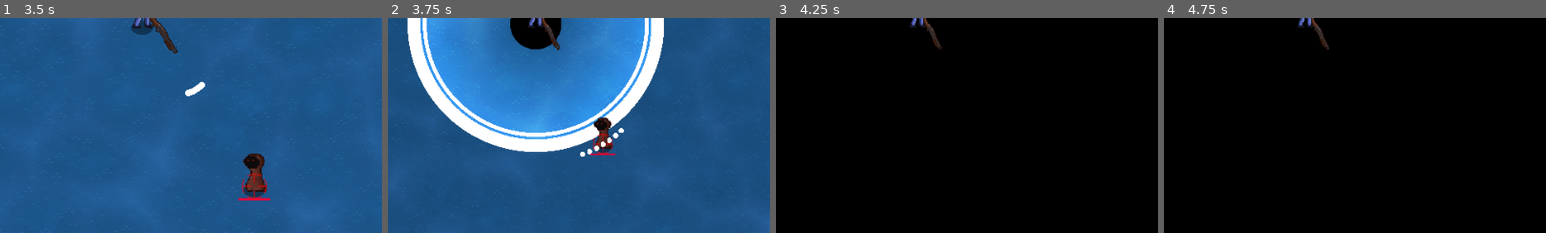
Above: before the commit, frames 1-4 (left to right).
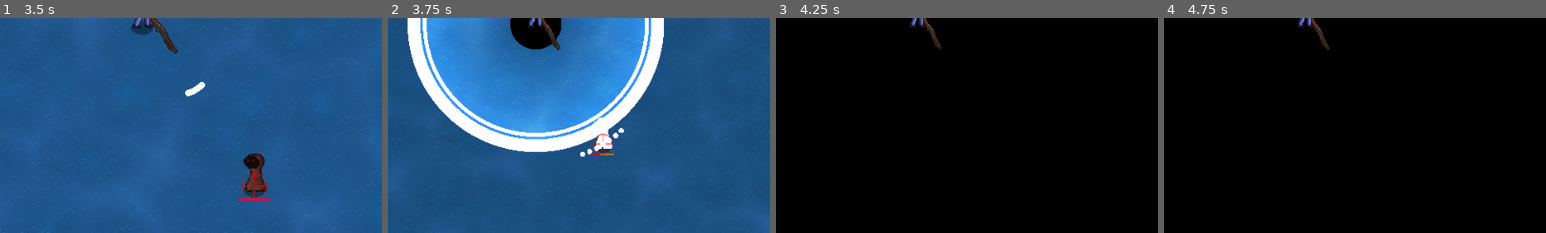
Above: after the commit, the same moments.

Repository: Zugeo0/tsof
Game: Godot game, scene res://menus/main_menu/main_menu.tscn
Same seed, same stepped clock (60 frames per second), same inputs: the game is played once before the commit and once after it.
Inputs (mouse positions are % of the whole screen's width and height, from its top left):
- Up to frame 1 (3.5 s): click "Dive in" at 0.5 s; click "Shotgunner" at 1.25 s; tap Enter at 2 s; move the mouse to (72, 45) at 2.02 s; hold D (move_right) 2.03-2.75 s; tap T at 2.1 s; click (72, 45) at 2.17 s; drag from (30, 55) to (58, 50) at 2.77 s
- Up to frame 2 (3.75 s): move the mouse to (60, 28) at 3.52 s; hold D (move_right) from 3.53 s (still down); tap B at 3.6 s
- Up to frame 3 (4.25 s): keep holding D (move_right)
- Up to frame 4 (4.75 s): release D (move_right) at 4.25 s; drag from (45, 70) to (50, 50) at 4.27 s
The pictures show only the part of the screen within x 32-82%, y 49-99%; the shares and areas given below are measured in that part.

Frame 1 is identical in both runs. In frame 2, 0.5% of the frame differs, in the area x 53-60%, y 46-64%; in frame 3, less than 0.1%; in frame 4, less than 0.1%.

Commit message:
make small tweaks. TODO: Fix pierce

Diff:
--- /dev/null
+++ b/game/projectiles/01_pellet/normal_projectile_impact_logic.gd
@@ -0,0 +1,12 @@
+class_name NormalProjectileImpactLogic extends ProjectileImpactLogic
+
+@export var projectile: Projectile
+
+# Called when the node enters the scene tree for the first time.
+func _ready() -> void:
+	projectile.impacted.connect(_on_impact)
+
+func _on_impact(body: Enemy, atk: Attack) -> void:
+	body.take_damage(atk)
+	if not projectile.unlimited_pierce and atk.pierce_count < atk.pierce:
+		projectile.queue_free()
--- a/game/projectiles/01_pellet/pellet.tscn
+++ b/game/projectiles/01_pellet/pellet.tscn
@@ -1,7 +1,8 @@
-[gd_scene load_steps=4 format=3 uid="uid://dcdpvv7s1s3si"]
+[gd_scene load_steps=5 format=3 uid="uid://dcdpvv7s1s3si"]
 
 [ext_resource type="Script" path="res://game/projectiles/projectile_base/projectile.gd" id="1_p6333"]
 [ext_resource type="Texture2D" uid="uid://ccubl2aoqkve8" path="res://game/projectiles/01_pellet/pellet.png" id="2_mdvxk"]
+[ext_resource type="Script" path="res://game/projectiles/01_pellet/normal_projectile_impact_logic.gd" id="3_n3rpu"]
 
 [sub_resource type="CircleShape2D" id="CircleShape2D_bdf7d"]
 radius = 6.0
@@ -18,3 +19,7 @@
 
 [node name="CollisionShape2D" type="CollisionShape2D" parent="."]
 shape = SubResource("CircleShape2D_bdf7d")
+
+[node name="ProjectileImpactLogic" type="Node2D" parent="." node_paths=PackedStringArray("projectile")]
+script = ExtResource("3_n3rpu")
+projectile = NodePath("..")
--- a/game/projectiles/05_javelin/javelin.tres
+++ b/game/projectiles/05_javelin/javelin.tres
@@ -1,10 +1,10 @@
 [gd_resource type="Resource" script_class="ProjectileType" load_steps=3 format=3 uid="uid://bn6783wcuw21q"]
 
-[ext_resource type="PackedScene" uid="uid://c38q6bjd2nftu" path="res://game/projectiles/06_impact_grenade/impact_grenade.tscn" id="1_dr0sf"]
+[ext_resource type="PackedScene" uid="uid://8wg542shh4yf" path="res://game/projectiles/05_javelin/javelin.tscn" id="1_mdl6q"]
 [ext_resource type="Script" path="res://game/projectiles/projectile_type.gd" id="2_7loxp"]
 
 [resource]
 script = ExtResource("2_7loxp")
-projectile_scene = ExtResource("1_dr0sf")
+projectile_scene = ExtResource("1_mdl6q")
 projectile_count = 1
 compatible_weapons = Array[String](["spear_gun"])
--- a/game/projectiles/06_impact_grenade/impact_grenade.tscn
+++ b/game/projectiles/06_impact_grenade/impact_grenade.tscn
@@ -12,7 +12,7 @@
 collision_layer = 0
 collision_mask = 2
 script = ExtResource("1_eejr0")
-damage = 2
+damage = 8
 speed = 5.0
 face_direction = true
 
--- a/game/projectiles/logic/projectile_impact_logic.gd
+++ b/game/projectiles/logic/projectile_impact_logic.gd
@@ -1,4 +1,4 @@
 class_name ProjectileImpactLogic extends Node2D
 
-func on_impact(body: Node2D) -> void:
+func on_impact(_body: Node2D) -> void:
 	pass
--- a/game/projectiles/logic/spawn_scene_on_impact.gd
+++ b/game/projectiles/logic/spawn_scene_on_impact.gd
@@ -9,10 +9,8 @@
 func _ready() -> void:
 	projectile.impacted.connect(_on_impact)
 
-func _on_impact(_body: Node2D) -> void:
+func _on_impact(_body: Node2D, atk: Attack) -> void:
 	var scene = scene_to_spawn.instantiate()
-	var atk := Attack.new()
-	atk.damage = 10
 	scene.init(atk)
 	Game.get_level_manager().get_current_level().add_object.call_deferred(scene, projectile.global_position)
 	if free_on_scene_spawn:
--- a/game/projectiles/projectile_base/projectile.gd
+++ b/game/projectiles/projectile_base/projectile.gd
@@ -13,7 +13,7 @@
 
 var _attack: Attack
 
-signal impacted(body: Node2D)
+signal impacted(body: Node2D, attack: Attack)
 
 func init(direction: Vector2, attacker: Node, data: ProjectileData) -> void:
 	_direction = direction
@@ -28,7 +28,7 @@
 	_create_despawn_timer()
 
 func _on_body_entered(body: Node2D) -> void:
-	impacted.emit(body)
+	impacted.emit(body, _attack)
 	#if body.has_method("take_damage"):
 		#body.take_damage(_attack)
 #
@@ -39,7 +39,6 @@
 	global_position += _direction * speed * delta * 100.0
 
 func _calculate_attack(attacker: Node2D) -> Attack:
-	var attack_pierce = pierce + _data.pierce
 	var attack_damage = roundi(
 		damage
 		+ (_data.added_damage * added_damage_effectiveness)
@@ -49,7 +48,7 @@
 	var attack := Attack.new()
 	attack.attacker = attacker
 	attack.damage = attack_damage
-	attack.pierce = attack_pierce
+	attack.pierce = _data.pierce
 
 	return attack
 
@@ -61,3 +60,6 @@
 	despawn_timer.one_shot = true
 	despawn_timer.autostart = true
 	add_child(despawn_timer)
+
+func get_attack_obj() -> Attack:
+	return _attack
--- a/game/shared/attacks/explosion.tscn
+++ b/game/shared/attacks/explosion.tscn
@@ -4,7 +4,7 @@
 [ext_resource type="Script" path="res://game/shared/attacks/normal_explosion.gd" id="2_yeagx"]
 
 [sub_resource type="CircleShape2D" id="CircleShape2D_8kd6q"]
-radius = 0.0
+radius = 100.0
 
 [sub_resource type="Gradient" id="Gradient_dach4"]
 offsets = PackedFloat32Array(0.0785908, 0.208672, 0.392954, 0.97832)
@@ -94,6 +94,7 @@
 [node name="Timer" type="Timer" parent="."]
 wait_time = 0.05
 one_shot = true
+autostart = true
 
 [node name="CollisionShape2D" type="CollisionShape2D" parent="."]
 shape = SubResource("CircleShape2D_8kd6q")
--- a/game/shared/attacks/normal_explosion.gd
+++ b/game/shared/attacks/normal_explosion.gd
@@ -1,4 +1,7 @@
 class_name NormalExplosionLogic extends ExplosionLogic
+
+func _ready() -> void:
+	super()
 
 func _explode(atk: Attack) -> void:
 	var nearby_targets = explosion.get_overlapping_bodies()
--- a/game/shared/attacks/projectile_data.gd
+++ b/game/shared/attacks/projectile_data.gd
@@ -3,45 +3,45 @@
 ## This class contains generic data passed to the constructor of projectiles so
 ## they do not need a bunch of conditions to check if a weapon object is present.
 
-var added_damage: int
-var damage_mod: float
-var pierce: int
-var projectile_velocity_mod: float
-var total_damage_mod: float
-var crit_chance: float
-var crit_mod: float
+var added_damage: int = 0
+var damage_mod: float = 1.0
+var pierce: int = 0
+var projectile_velocity_mod: float = 1.0
+var total_damage_mod: float = 1.0
+var crit_chance: float = 0.0
+var crit_mod: float = 0.0
+var knockback: float = 0.0
 
-func _init(
-	added_damage_: int = 0,
-	damage_mod_: float = 1.0,
-	pierce_: int = 0,
-	projectile_velocity_mod_: float = 1.0,
-	total_damage_mod_: float = 1.0,
-	crit_chance_: float = 0.0,
-	crit_mod_: float = 1.0,
-) -> void:
-	added_damage = added_damage_
-	damage_mod = damage_mod_
-	pierce = pierce_
-	projectile_velocity_mod = projectile_velocity_mod_
-	total_damage_mod = total_damage_mod_
-	crit_chance = crit_chance_
-	crit_mod = crit_mod_
+func _apply_gun(weapon: GunBase, stats: PlayerStats) -> void:
+	damage_mod *= stats.damage_mod_gun
+	pierce = weapon.added_pierce + stats.added_pierce
+	projectile_velocity_mod *= (weapon.projectile_velocity_mod * stats.projectile_velocity_mod)
+	crit_chance = stats.crit_chance + weapon.crit_chance_added + stats.crit_chance_gun
+	crit_mod = stats.crit_damage_mod + stats.crit_damage_mod_gun_added + weapon.crit_damage_mod_added
 
-static func _from_gun(weapon: GunBase, stats: PlayerStats) -> ProjectileData:
-	return ProjectileData.new(
-		weapon.added_damage + stats.added_damage + stats.added_damage_gun,
-		weapon.damage_mod * stats.damage_mod_gun,
-		weapon.added_pierce + stats.added_pierce,
-		weapon.projectile_velocity_mod * stats.projectile_velocity_mod,
-		stats.damage_mod,
-		stats.crit_chance + stats.crit_chance_gun,
-		stats.crit_damage_mod + stats.crit_damage_mod_gun_added,
-	)
+func _apply_explosive(weapon: GunBase, stats: PlayerStats) -> void:
+	damage_mod *= stats.damage_mod_explosive
+	knockback = weapon.knockback * stats.knockback_mod
+
+func _apply_melee(weapon: MeleeBase, stats: PlayerStats) -> void:
+	damage_mod *= stats.damage_mod_melee
+	crit_chance = stats.crit_chance + weapon.crit_chance_added + stats.crit_chance_melee
+	crit_mod = stats.crit_damage_mod + stats.crit_damage_mod_melee_added + weapon.crit_damage_mod_added
+	knockback = weapon.knockback * stats.knockback_mod
 
 static func from_weapon(weapon: WeaponBase, stats: PlayerStats) -> ProjectileData:
-	match weapon.weapon_type:
-		WeaponBase.WeaponType.GUN:
-			return _from_gun(weapon as GunBase, stats)
+	var data := ProjectileData.new()
+	data.added_damage = weapon.added_damage + stats.added_damage
+	data.damage_mod = weapon.damage_mod
+
+	match weapon.weapon_scaling:
+		WeaponBase.WeaponScaling.GUN:
+			data._apply_gun(weapon as GunBase, stats)
+		WeaponBase.WeaponScaling.EXPLOSIVE:
+			data._apply_explosive(weapon, stats)
+		WeaponBase.WeaponScaling.MELEE:
+			data._apply_melee(weapon as MeleeBase, stats)
 		_:
+			push_error("Weapon of type %s not found" % weapon.weapon_type)
 			return null
+	return data
--- a/game/weapons/06_grenade_launcher/grenade_launcher.tscn
+++ b/game/weapons/06_grenade_launcher/grenade_launcher.tscn
@@ -1,7 +1,7 @@
 [gd_scene load_steps=7 format=3 uid="uid://dg6da7covjlh1"]
 
 [ext_resource type="Script" path="res://game/weapons/gun_base.gd" id="1_il2wv"]
-[ext_resource type="Resource" uid="uid://bn6783wcuw21q" path="res://game/projectiles/05_javelin/javelin.tres" id="2_ia2s8"]
+[ext_resource type="Resource" uid="uid://dsfkccx05ttdo" path="res://game/projectiles/06_impact_grenade/impact_grenade.tres" id="2_mvp7n"]
 [ext_resource type="Texture2D" uid="uid://ckbod6ryjirug" path="res://game/weapons/06_grenade_launcher/grenade_launcher.png" id="3_70uwi"]
 [ext_resource type="Script" path="res://game/weapons/gun_projectile_spawner.gd" id="4_myk75"]
 [ext_resource type="AudioStream" uid="uid://4cuy3m5e4lnh" path="res://game/weapons/05_spear_gun/spear_gun.wav" id="5_kdo04"]
@@ -13,9 +13,10 @@
 added_pierce = 2
 projectile_velocity_mod = 1.3
 projectile_spread = 0.401426
-projectile_type = ExtResource("2_ia2s8")
-weapon_id = "spear_gun"
-weapon_name = "Spear Gun"
+projectile_type = ExtResource("2_mvp7n")
+weapon_id = "grenade_launcher"
+weapon_name = "Grenade Launcher"
+weapon_scaling = 2
 attack_speed = 2.1
 
 [node name="WeaponPivot" type="Node2D" parent="."]
--- a/game/weapons/09_metal_bat/metal_baseball_bat.tscn
+++ b/game/weapons/09_metal_bat/metal_baseball_bat.tscn
@@ -50,6 +50,7 @@
 weapon_id = "bat_metal"
 weapon_name = "Metal Baseball Bat"
 weapon_type = 2
+weapon_scaling = 1
 attack_speed = 1.8
 
 [node name="MeleeAttackLogic" type="Node2D" parent="." node_paths=PackedStringArray("skill")]
--- a/game/weapons/10_friendly_fish/friendly_fish.tscn
+++ b/game/weapons/10_friendly_fish/friendly_fish.tscn
@@ -4,7 +4,7 @@
 [ext_resource type="PackedScene" uid="uid://55ydlfgcsaw1" path="res://game/weapons/10_friendly_fish/friendly_fish_weapon.tscn" id="2_utyud"]
 
 [node name="OrbitalWeaponLogic" type="Node2D"]
-rotation = 9399.83
+rotation = 9793.89
 script = ExtResource("1_rh88e")
 weapon = ExtResource("2_utyud")
 rotation_speed = 5.0
@@ -12,4 +12,5 @@
 weapon_id = "fish_friendly"
 weapon_name = "Friendly Fish"
 weapon_type = 2
+weapon_scaling = 1
 target_priority = 4
--- a/game/weapons/gun_base.gd
+++ b/game/weapons/gun_base.gd
@@ -6,10 +6,16 @@
 @export var added_damage: int = 0
 ## A multiplier to damage dealt by this weapon.
 @export var damage_mod: float = 1.0
+## A flat addition to crit chance for attacks made by this weapon
+@export var crit_chance_added: float = 0.0
+## A flat addition to the crit multiplier for attacks made by this weapon.
+@export var crit_damage_mod_added: float = 0.0
 ## A multiplier to this weapon's attack speed.
 @export var attack_speed_mod: float = 1.0
 ## A flat amount of added pierce for this weapon.
 @export var added_pierce: int = 0
+## A flat amount of added knockback for this weapon
+@export var knockback: float = 0.0
 ## Extra projectiles per attack.
 @export var extra_projectiles: int = 0
 ## Total attacks per attack trigger.
--- a/game/weapons/melee_base.gd
+++ b/game/weapons/melee_base.gd
@@ -6,6 +6,10 @@
 @export var added_damage: int = 0
 ## A multiplier to damage dealt by this weapon.
 @export var damage_mod: float = 1.0
+## A flat addition to crit chance for attacks made by this weapon
+@export var crit_chance_added: float = 0.0
+## A flat addition to the crit multiplier for attacks made by this weapon.
+@export var crit_damage_mod_added: float = 0.0
 ## A multiplier to this weapon's attack speed.
 @export var attack_speed_mod: float = 1.0
 ## Total attacks per attack trigger.
--- a/game/weapons/orbital_weapon_base.gd
+++ b/game/weapons/orbital_weapon_base.gd
@@ -1,3 +1,4 @@
+@tool
 @icon("res://game/weapons/weapon_base.svg")
 class_name OrbitalWeaponBase extends WeaponBase
 
@@ -11,8 +12,9 @@
 var _player: Player = null
 
 func _ready() -> void:
-	_player = Game.get_player()
-	_player_stats = _player.player_stats
+	if !Engine.is_editor_hint():
+		_player = Game.get_player()
+		_player_stats = _player.player_stats
 
 func set_logic(lgc: OrbitalWeaponLogic) -> void:
 	_logic = lgc
--- a/game/weapons/weapon_base.gd
+++ b/game/weapons/weapon_base.gd
@@ -25,6 +25,7 @@
 @export var weapon_id: String
 @export var weapon_name: String
 @export var weapon_type: WeaponType
+@export var weapon_scaling: WeaponScaling
 @export var target_priority: TargetPriority
 
 @export_category("Stats")
